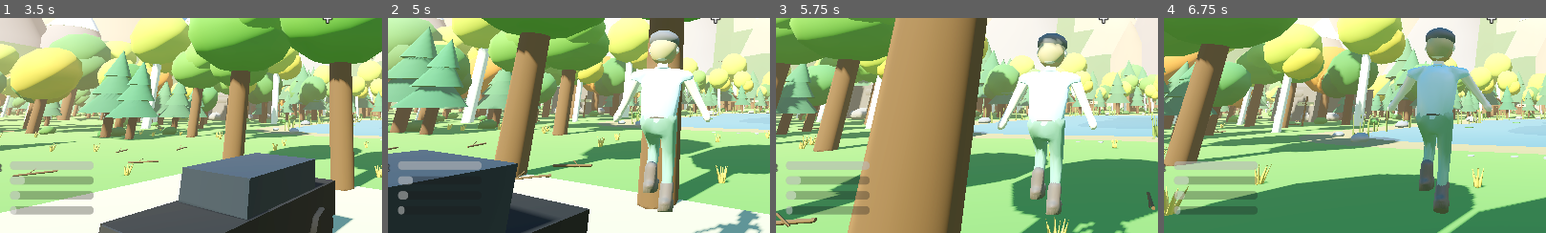
Above: before the commit, frames 1-4 (left to right).
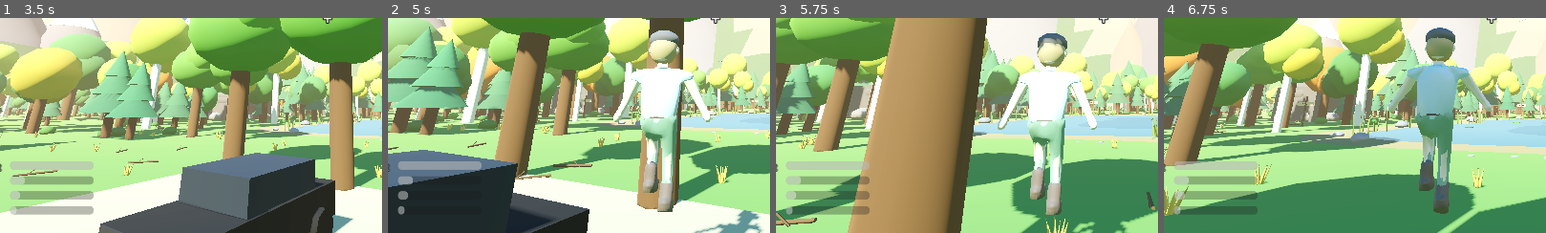
Above: after the commit, the same moments.

Repository: 7ulez/three-in-the-wild
Game: Godot game, scene res://menu.tscn
Two runs of this game, one before a commit and one after it. Both use one fixed random seed, a clock stepped at 60 frames per second and the inputs below.
Inputs (mouse positions are % of the whole screen's width and height, from its top left):
- Up to frame 1 (3.5 s): click (71, 22) at 0.52 s; type "Alex" at 0.6 s; click (67, 69) at 0.75 s; type "12" at 0.83 s; click "SPIEL BETRETEN" at 1.25 s; tap Enter at 2 s; move the mouse to (55, 50) at 2.02 s; hold W from 2.03 s (still down); tap T at 2.1 s; click (55, 50) at 2.17 s; tap Space at 2.27, 3.02 s; move the mouse to (45, 50) at 2.77 s; tap P at 2.85 s
- Up to frame 2 (5 s): keep holding W; move the mouse to (52, 48) at 3.52 s; tap V at 3.6 s; move the mouse to (49, 52) at 4.27 s; tap E at 4.35 s; click (49, 52) at 4.42 s; tap Space at 4.52 s
- Up to frame 3 (5.75 s): keep holding W; move the mouse to (57, 51) at 5.02 s; tap G at 5.1 s; tap Space at 5.27 s
- Up to frame 4 (6.75 s): keep holding W; move the mouse to (42, 49) at 5.77 s; tap F at 5.85 s; tap Space at 6.02 s; move the mouse to (51, 50) at 6.52 s; tap X at 6.6 s; click (51, 50) at 6.67 s
The pictures show only the part of the screen within x 7-57%, y 50-100%; the shares and areas given below are measured in that part.

Frame 1 is identical in both runs. In frame 2, 0.5% of the frame differs, in the area x 67-75%, y 46-77%; in frame 3, 0.5%, in the area x 66-77%, y 48-97%; in frame 4, 0.5%.

Commit message:
Grosses Geschaeft: Hock-Animation mit runtergezogener Hose fuer alle Figuren
Co-Authored-By: Claude Sonnet 5.5 <noreply@anthropic.com>
Claude-Session: https://claude.ai/code/session_01FicyMBshYtiCihkErSPQQ5

Diff:
--- a/player.gd
+++ b/player.gd
@@ -196,10 +196,16 @@
 		var ap := _find_anim(inst)
 		if ap != null:
 			for n in ap.get_animation_list():
-				ap.get_animation(n).loop_mode = Animation.LOOP_NONE if (n == "Jump" or n == "FishCast") else Animation.LOOP_LINEAR
+				ap.get_animation(n).loop_mode = Animation.LOOP_NONE if (n == "Jump" or n == "FishCast" or n == "Squat") else Animation.LOOP_LINEAR
 			if ap.has_animation("Idle"):
 				ap.play("Idle")
 			parent.set_meta("ap", ap)
+			var hd := inst.find_child("HoseDown", true, false) as Node3D
+			var hs := inst.find_child("Hose", true, false) as Node3D
+			if hd != null and hs != null:
+				hd.visible = false
+				parent.set_meta("hose", hs)
+				parent.set_meta("hose_down", hd)
 		return
 	var d: Dictionary = CHARS[char_name]
 	var shirt: Color = d["shirt"]
@@ -234,12 +240,31 @@
 
 
 ## Wählt die passende Animation für das Lauftempo (Stehen / Gehen / Rennen).
-static func animate_body(parent: Node3D, speed: float, crouch: bool = false, air: bool = false, fish: int = 0) -> void:
+static func animate_body(parent: Node3D, speed: float, crouch: bool = false, air: bool = false, fish: int = 0, squat: bool = false) -> void:
 	var ap: AnimationPlayer = parent.get_meta("ap", null) as AnimationPlayer
 	if ap == null:
 		return
 	var want := "Idle"
 	var sc := 1.0
+	var hose: Node3D = parent.get_meta("hose", null) as Node3D
+	var hose_down: Node3D = parent.get_meta("hose_down", null) as Node3D
+	if squat and ap.has_animation("Squat"):
+		if not parent.get_meta("squatting", false):
+			parent.set_meta("squatting", true)
+			ap.play("Squat", 0.1)
+			if hose != null and hose_down != null:
+				var tw := parent.create_tween()
+				tw.tween_interval(0.25)
+				tw.tween_callback(func() -> void:
+					hose.visible = false
+					hose_down.visible = true)
+		ap.speed_scale = 1.0
+		return
+	if parent.get_meta("squatting", false):
+		parent.set_meta("squatting", false)
+		if hose != null and hose_down != null:
+			hose.visible = true
+			hose_down.visible = false
 	if air and ap.has_animation("Jump"):
 		if not parent.get_meta("jumping", false):
 			parent.set_meta("jumping", true)
@@ -607,7 +632,7 @@
 	move_and_slide()
 	fish_cast_t = maxf(fish_cast_t - delta, 0.0)
 	_air_t = 0.0 if is_on_floor() else _air_t + delta
-	Player.animate_body(body_visual, Vector2(velocity.x, velocity.z).length(), crouching, _air_t > 0.18, _fish_anim())
+	Player.animate_body(body_visual, Vector2(velocity.x, velocity.z).length(), crouching, _air_t > 0.18, _fish_anim(), needs != null and needs.squatting)
 	if is_on_floor():
 		var drop := _peak_y - global_position.y
 		if _airborne and drop > 5.0:
Binary file changed: assets/chars/julian.glb
Binary file changed: assets/chars/marian.glb
Binary file changed: assets/chars/steffen.glb
